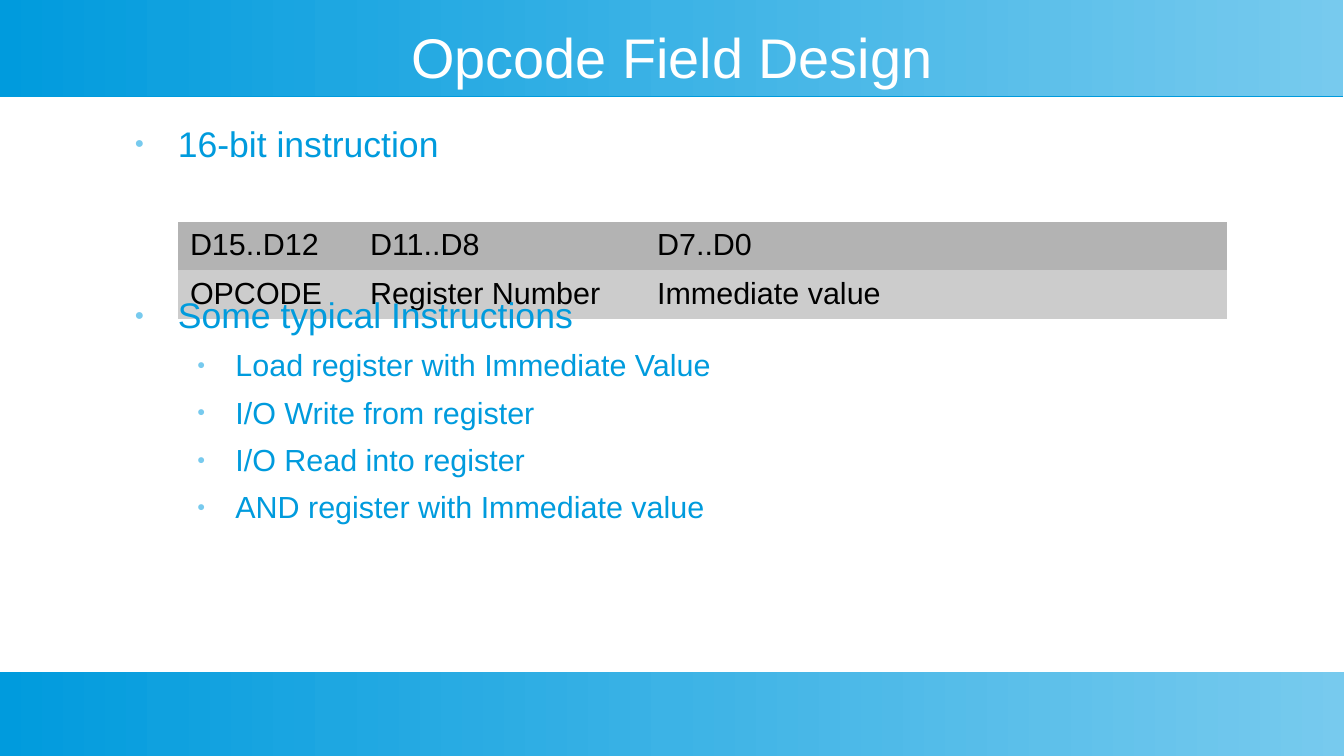
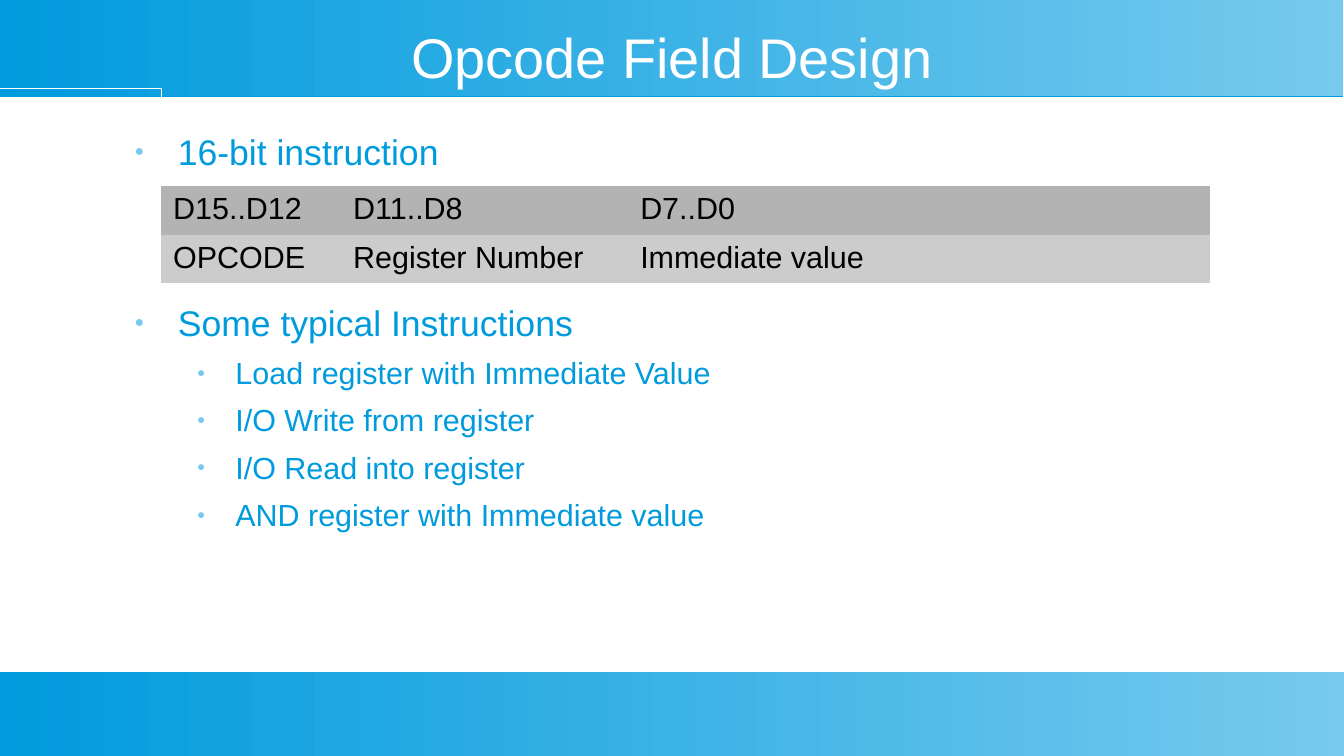
Before and after one commit to douggilliland/Design_A_CPU, a slide deck: slide 4 of Docs/DIY-FPGA-Computer-02_Architecture.odp. Drawn at 1344x756 pixels with LibreOffice and Linux fonts; fonts in the diff are those of the drawing. Boxes give left, top, right and bottom in pixels: in the first picture for what was removed or moved away, otherwise in the second. Text is boxed around its words. In the diff, an @@ line names an element or a change of style, - is before the commit and + after.

```diff
--- a/Docs/DIY-FPGA-Computer-02_Architecture.odp
+++ b/Docs/DIY-FPGA-Computer-02_Architecture.odp
@@ text "16-bit instruction" moved from (x1=178, y1=131, x2=711, y2=524) to (x1=178, y1=139, x2=711, y2=532) @@
@@ table moved from (x1=178, y1=222, x2=1227, y2=315) to (x1=161, y1=185, x2=1210, y2=278) @@
```
Also in this commit, not shown: 3 other slides changed, 5 other files.
